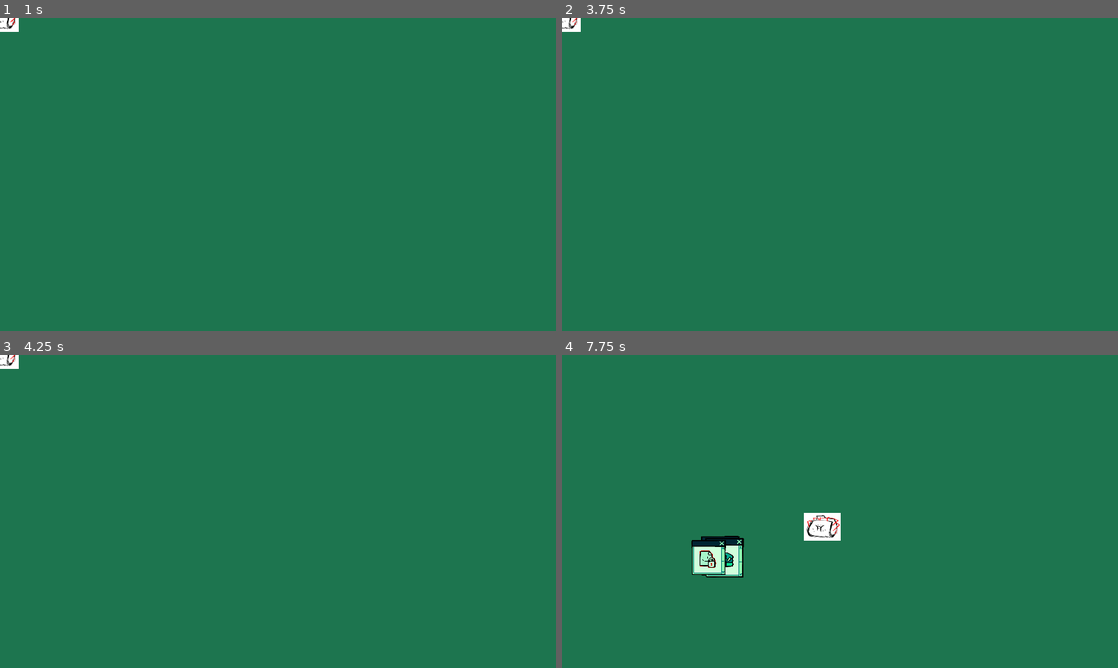
Above: before the commit, frames 1-4 (two rows, left to right).
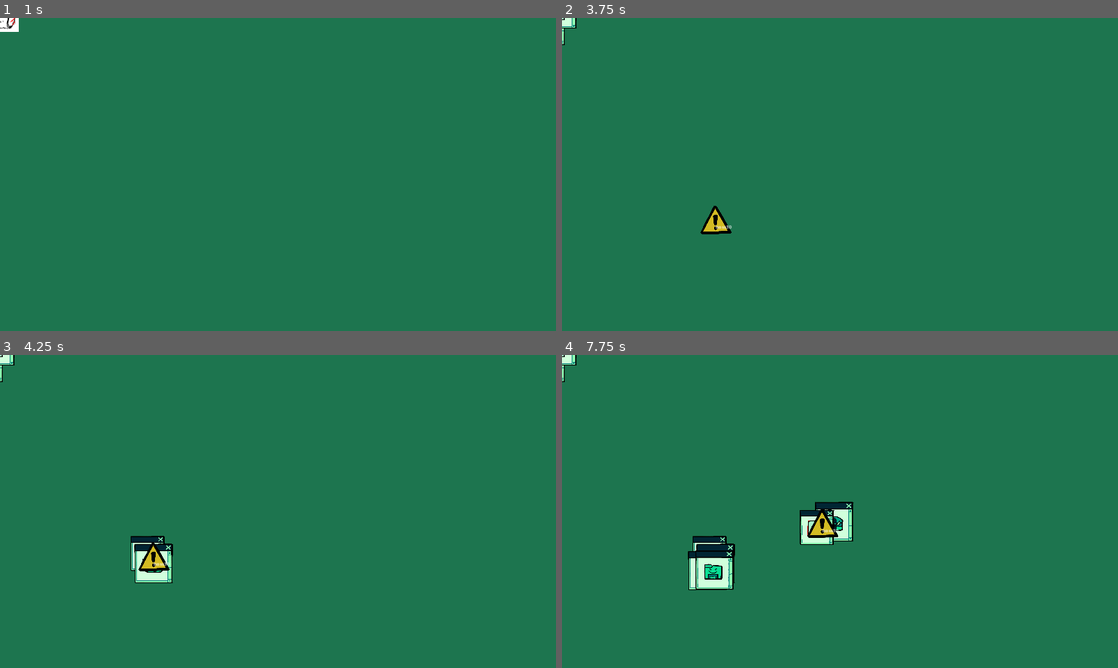
Above: after the commit, the same moments.

Repository: icheft524/Folder-Brawler
Game: Godot game, scene res://enemy/boss/boss.tscn
The game is run twice, just before and just after one commit, with the same random seed, the same clock (stepped at 60 frames per second) and the same inputs. This scene is started directly instead of the project's main scene.
Inputs (mouse positions are in pixels of both pictures, inside the frame that each line leads up to):
- Up to frame 1 (1 s): tap Enter (ui_accept) at 0.5, 0.77 s; move the mouse to (400, 158) at 0.52 s; press the mouse at (400, 158) at 0.53 s
- Up to frame 2 (3.75 s): release the mouse at (962, 158) at 1.25 s; tap Enter (ui_accept) every 0.75 s from 1.25 to 3.5 s; drag from (728, 190) to (812, 237) at 1.27 s; move the mouse to (895, 105) at 2.02 s; press the mouse at (895, 105) at 2.03 s; release the mouse at (895, 105) at 2.75 s; drag from (812, 237) to (673, 127) at 2.77 s; move the mouse to (1006, 221) at 3.52 s; press the mouse at (1006, 221) at 3.53 s
- Up to frame 3 (4.25 s): tap Enter (ui_accept) at 3.77 s
- Up to frame 4 (7.75 s): release the mouse at (1006, 558) at 4.25 s; drag from (673, 464) to (756, 433) at 4.27 s; tap Enter (ui_accept) at 5 s; move the mouse to (867, 511) at 5.02 s; press the mouse at (867, 511) at 5.03 s; release the mouse at (867, 511) at 5.75 s; drag from (717, 558) to (728, 527) at 5.77 s; drag from (717, 555) to (823, 527) at 6.52 s; drag from (723, 558) to (823, 527) at 7.27 s

Frame 1 is identical in both runs. In frame 2, 0.5% of the frame differs, in the area x 0-31%, y 0-70%; in frame 3, 1.2%; in frame 4, 2.8%, in the area x 0-53%, y 0-76%.
Error before the commit: Invalid access to property or key 'position' on a base object of type 'Nil'. (res://enemy/big_file/big_file.gd:41)
Error after the commit: Invalid access to property or key 'position' on a base object of type 'Nil'. (res://enemy/normal_file/normal_file.gd:44)

Commit message:
boss_phase 2

Diff:
--- a/cam.gd
+++ b/cam.gd
@@ -7,10 +7,12 @@
 var isShake = false
 var curPos
 var elapsedtime = 0
+var not_responding = false
 
 func _ready():
 	randomize()
 	curPos = offset
+	global.not_responding.connect(mouse_not_respond)
 	global.hand_mouse = false
 	global.mouse_inv_tab = false
 	global.mouse_inv_drag = false
@@ -40,9 +42,15 @@
 		$drag_hand.global_position = get_global_mouse_position()
 	if !global.mouse_inv_drag:
 		$drag_hand.visible = false
-
-
-
+	if not_responding:
+		$not_res.visible = true
+		$pointer_mouse.visible = false
+		$hand_mouse.visible = false
+		$open_hand.visible = false
+		$drag_hand.visible = false
+		$not_res.global_position = get_global_mouse_position()
+	if !not_responding:
+		$not_res.visible = false
 
 
 	if global.shaking:
@@ -68,3 +76,8 @@
 		global.big_shaking = false
 		elapsedtime = 0
 		offset = curPos
+
+func mouse_not_respond():
+	not_responding = true
+	await get_tree().create_timer(3,false).timeout
+	not_responding = false
--- a/cam.tscn
+++ b/cam.tscn
@@ -1,10 +1,11 @@
-[gd_scene load_steps=6 format=3 uid="uid://wgh1gsmpjc25"]
+[gd_scene load_steps=7 format=3 uid="uid://wgh1gsmpjc25"]
 
 [ext_resource type="Script" path="res://cam.gd" id="1_vk4ox"]
 [ext_resource type="Texture2D" uid="uid://c8mwqta4uhfye" path="res://art/cursor/default.png" id="2_b57tt"]
 [ext_resource type="Texture2D" uid="uid://blo0s6oa1oou2" path="res://art/cursor/pointing.png" id="3_c0vbh"]
 [ext_resource type="Texture2D" uid="uid://bbceas73r3gda" path="res://art/cursor/canhold.png" id="4_375ii"]
 [ext_resource type="Texture2D" uid="uid://b55c0ktg2pnmk" path="res://art/cursor/holding.png" id="5_ygafs"]
+[ext_resource type="Texture2D" uid="uid://p27dpnrg767m" path="res://art/cursor/waiting.png" id="6_3eyr3"]
 
 [node name="cam" type="Camera2D"]
 z_index = 20
@@ -36,3 +37,9 @@
 scale = Vector2(0.163551, 0.163551)
 texture = ExtResource("5_ygafs")
 centered = false
+
+[node name="not_res" type="Sprite2D" parent="."]
+visible = false
+scale = Vector2(0.172897, 0.172897)
+texture = ExtResource("6_3eyr3")
+centered = false
--- a/enemy/big_file/big_file.tscn
+++ b/enemy/big_file/big_file.tscn
@@ -235,18 +235,19 @@
 }
 
 [node name="big_file" type="CharacterBody2D"]
-z_index = 1
+z_index = -1
+z_as_relative = false
 script = ExtResource("1_0mtu7")
 file = SubResource("Resource_y44k8")
 metadata/broken_pos = Vector2(0, 0)
 
 [node name="Sprite2D" type="Sprite2D" parent="."]
-z_index = -1
 material = SubResource("ShaderMaterial_2b6st")
 scale = Vector2(0.45, 0.45)
 texture = ExtResource("4_qa7t6")
 
 [node name="enemy" type="Sprite2D" parent="Sprite2D"]
+z_index = -1
 z_as_relative = false
 position = Vector2(-10, 15)
 scale = Vector2(0.6, 0.6)
--- a/enemy/boss/boss.gd
+++ b/enemy/boss/boss.gd
@@ -2,7 +2,7 @@
 
 @onready var target = global.target
 @export var normal_speed = 150
-@export var hp = 20
+@export var hp = 30
 @export var file_size = 1
 @export var take_normal_dmg = 1
 @export var take_crit_dmg = 2
@@ -20,13 +20,17 @@
 var direction
 var phase2 = false
 var phase3 = false
+var immune = false
 
 @export var offset_spawn = 50
 var big = preload("res://enemy/big_file/big_file.tscn")
 var zip = preload("res://enemy/zip_file/zip_file.tscn")
 var enc = preload("res://enemy/encrypted/encrypted_file.tscn")
+var normal = preload("res://enemy/normal_file/normal_file.tscn")
 
 var mon = [big, zip, enc]
+var hard_mon = [zip,enc]
+var weak_mon = [big,normal]
 var not_respond = false
 var teleport_ready
 
@@ -53,18 +57,19 @@
 	if indicator_finished:
 		$hp.text = "boss" + str(hp)
 
-	if hp <= 15 && !phase2:
+	if hp <= 20 && !phase2:
 		phase2 = true
 		print('not res')
 		not_respond = true
-		_spawn_file(3)
+		#_spawn_file(3)
+		global.boss_not_respond()
 		await get_tree().create_timer(3,false).timeout
 		not_respond = false
 
 	if hp <= 10 && !phase3:
 		phase3 = true
 		not_respond = true
-		_spawn_file(3)
+		#_spawn_file(3)
 		await get_tree().create_timer(5,false).timeout
 		not_respond = false
 
@@ -82,14 +87,16 @@
 			elif percent <= global.crit_chance:
 				hp -= take_normal_dmg
 				sound.enemyhit()
-			_spawn_file(3)
-			teleport()
+			#_spawn_file(3)
+			#teleport()
 
 
 func teleport():
 	indicating()
 	self.position = Vector2(_postion_random_srceen(offset))
 	teleport_ready = false
+	await get_tree().create_timer(0.5,false).timeout
+	_spawn_file(2,'hard')
 
 
 func _on_area_2d_mouse_entered():
@@ -105,22 +112,31 @@
 		#global.boss_dead = true
 		queue_free()
 
-func _spawn_file(count: int):
-	if not_respond == false:
+func _spawn_file(count: int,type):
+	#if not_respond == false:
+		#for i in range(count):
+			#var fileins = mon[i].instantiate()
+			#global.enemy_file_drop = true
+			#fileins.position = position
+			#fileins.set_meta("broken_pos",position - Vector2(randf_range(-1,1) * offset_spawn,randf_range(-1,1) * offset_spawn))
+			#get_parent().add_child(fileins)
+	#else:
+	if type == 'weak':
 		for i in range(count):
-			var fileins = mon[i].instantiate()
+			var fileins = weak_mon[randi_range(0,1)].instantiate()
 			global.enemy_file_drop = true
 			fileins.position = position
 			fileins.set_meta("broken_pos",position - Vector2(randf_range(-1,1) * offset_spawn,randf_range(-1,1) * offset_spawn))
 			get_parent().add_child(fileins)
-	else:
+				#await get_tree().create_timer(1,false).timeout
+	if type == 'hard':
 		for i in range(count):
-			var fileins = mon[randi_range(0,2)].instantiate()
+			var fileins = hard_mon[randi_range(0,1)].instantiate()
 			global.enemy_file_drop = true
 			fileins.position = position
 			fileins.set_meta("broken_pos",position - Vector2(randf_range(-1,1) * offset_spawn,randf_range(-1,1) * offset_spawn))
 			get_parent().add_child(fileins)
-			await get_tree().create_timer(1,false).timeout
+				#await get_tree().create_timer(1,false).timeout
 	pass
 
 func indicating():
@@ -151,4 +167,10 @@
 
 
 func _on_delay_teleport_timeout():
-	teleport()
+	if !not_respond:
+		teleport()
+
+
+func _on_one_sec_spawn_timeout():
+	if $Sprite2D.visible == true:
+		_spawn_file(1,'weak')
--- a/enemy/boss/boss.tscn
+++ b/enemy/boss/boss.tscn
@@ -47,7 +47,7 @@
 }
 
 [node name="boss" type="CharacterBody2D"]
-z_index = 1
+z_as_relative = false
 script = ExtResource("1_8o72f")
 
 [node name="Sprite2D" type="Sprite2D" parent="."]
@@ -73,9 +73,13 @@
 }
 
 [node name="delay_teleport" type="Timer" parent="."]
-wait_time = 5.0
+wait_time = 3.5
+autostart = true
+
+[node name="one_sec_spawn" type="Timer" parent="."]
 autostart = true
 
 [connection signal="mouse_entered" from="Area2D" to="." method="_on_area_2d_mouse_entered"]
 [connection signal="mouse_exited" from="Area2D" to="." method="_on_area_2d_mouse_exited"]
 [connection signal="timeout" from="delay_teleport" to="." method="_on_delay_teleport_timeout"]
+[connection signal="timeout" from="one_sec_spawn" to="." method="_on_one_sec_spawn_timeout"]
--- a/enemy/encrypted/encrypted_file.tscn
+++ b/enemy/encrypted/encrypted_file.tscn
@@ -236,18 +236,19 @@
 }
 
 [node name="encryptedFile" type="CharacterBody2D"]
-z_index = 1
+z_index = -1
+z_as_relative = false
 script = ExtResource("1_1xyex")
 file = SubResource("Resource_d6nso")
 metadata/broken_pos = Vector2(0, 0)
 
 [node name="Sprite2D" type="Sprite2D" parent="."]
-z_index = -1
 material = SubResource("ShaderMaterial_04p53")
 scale = Vector2(0.4, 0.4)
 texture = ExtResource("4_khgt7")
 
 [node name="enemy" type="Sprite2D" parent="Sprite2D"]
+z_index = -1
 z_as_relative = false
 position = Vector2(-10, 15)
 scale = Vector2(0.6, 0.6)
--- a/enemy/normal_file/normal_file.tscn
+++ b/enemy/normal_file/normal_file.tscn
@@ -158,18 +158,19 @@
 }
 
 [node name="normalFile" type="CharacterBody2D"]
-z_index = 1
+z_index = -1
+z_as_relative = false
 script = ExtResource("1_6aj4h")
 file = SubResource("Resource_vyk3c")
 metadata/broken_pos = Vector2(0, 0)
 
 [node name="Sprite2D" type="Sprite2D" parent="."]
-z_index = -1
 material = SubResource("ShaderMaterial_c1aa4")
 scale = Vector2(0.202151, 0.202151)
 texture = ExtResource("5_vyl71")
 
 [node name="enemy" type="Sprite2D" parent="Sprite2D"]
+z_index = -1
 z_as_relative = false
 position = Vector2(-10, 15)
 scale = Vector2(0.6, 0.6)
--- a/enemy/spawner/enemy_spawner.gd
+++ b/enemy/spawner/enemy_spawner.gd
@@ -58,7 +58,7 @@
 			else:
 				i.spawn_delay_counter = 0
 				var new_enemy = load(str(i.enemy.resource_path))
-				var enemy_spawn = new_enemy.instantiate()
+				#var enemy_spawn = new_enemy.instantiate()
 				var counter = 0
 				while counter < i.enemy_num:
 					var random_pos = Vector2(randf_range(0,1080),randf_range(0,900))
@@ -67,8 +67,8 @@
 						#enemy_spawn.hp += enemyhpincrease*(floor(global.time/enemy_upgrade_time))
 						#if enemy_spawn.hp > enemyhpcap:
 							#enemy_spawn.hp = enemyhpcap
-					enemy_spawn.global_position = random_pos
-					add_child(enemy_spawn)
+					#enemy_spawn.global_position = random_pos
+					#add_child(enemy_spawn)
 					counter += 1
 
 
--- a/enemy/zip_file/zip_file.tscn
+++ b/enemy/zip_file/zip_file.tscn
@@ -235,18 +235,19 @@
 }
 
 [node name="zipFile" type="CharacterBody2D"]
-z_index = 1
+z_index = -1
+z_as_relative = false
 script = ExtResource("1_ppmwp")
 file = SubResource("Resource_lgouq")
 metadata/broken_pos = Vector2(0, 0)
 
 [node name="Sprite2D" type="Sprite2D" parent="."]
-z_index = -1
 material = SubResource("ShaderMaterial_5xkbh")
 scale = Vector2(0.45, 0.45)
 texture = ExtResource("5_ike2s")
 
 [node name="enemy" type="Sprite2D" parent="Sprite2D"]
+z_index = -1
 z_as_relative = false
 position = Vector2(-10, 15)
 scale = Vector2(0.6, 0.6)
--- a/folder/folder.tscn
+++ b/folder/folder.tscn
@@ -199,6 +199,7 @@
 }
 
 [node name="folder" type="CharacterBody2D"]
+z_index = -1
 script = ExtResource("1_jar6q")
 inv = ExtResource("2_m3wq1")
 
--- a/global.gd
+++ b/global.gd
@@ -23,6 +23,10 @@
 var pop_enter_tutorial = false
 
 signal boss_dies
+signal not_responding
 
 func boss_died():
 	boss_dies.emit()
+
+func boss_not_respond():
+	not_responding.emit()
